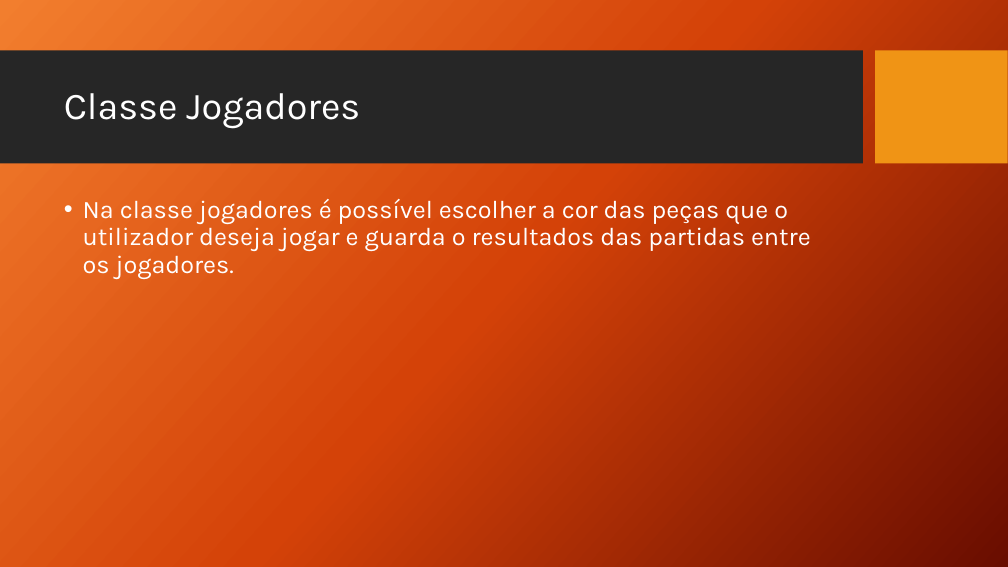
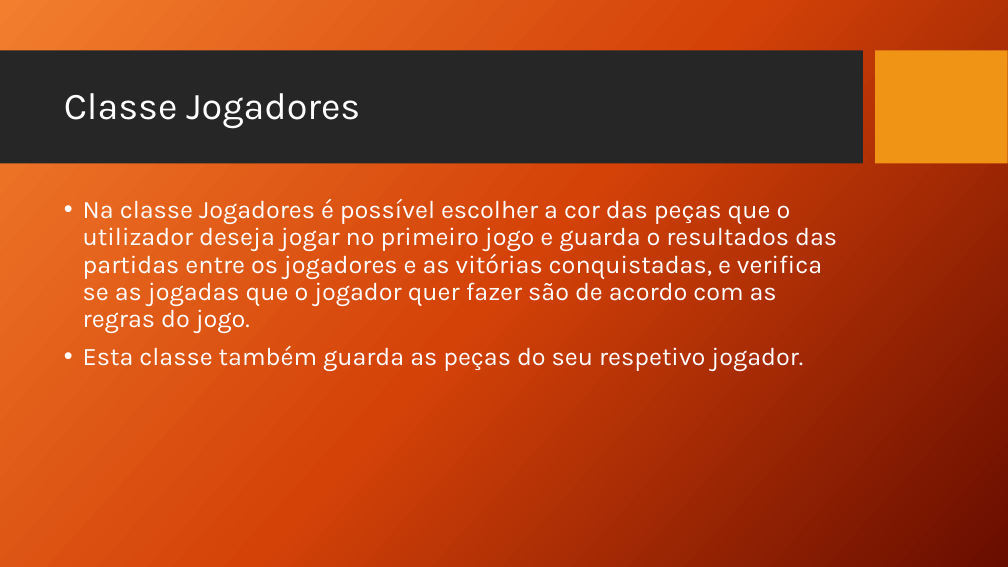
Before and after one commit to wolfmanPires/LDP, a slide deck: slide 7 of Damas.pptx (slide 6 before the commit). Drawn at 1008x567 pixels with LibreOffice and Linux fonts; fonts in the diff are those of the drawing; background and template pictures are left out. Boxes give left, top, right and bottom in pixels: in the first picture for what was removed or moved away, otherwise in the second. Text is boxed around its words. In the diff, an @@ line names an element or a change of style, - is before the commit and + after.

```diff
--- a/Damas.pptx
+++ b/Damas.pptx
@@ text at <box>83,199,837,371</box>: text changed @@
-• Na classe jogadores é possível escolher a cor das peças que o utilizador deseja jogar e guarda o resultados das partidas entre os jogadores.
+• Na classe Jogadores é possível escolher a cor das peças que o utilizador deseja jogar no primeiro jogo e guarda o resultados das partidas entre os jogadores e as vitórias conquistadas, e verifica se as jogadas que o jogador quer fazer são de acordo com as regras do jogo.
+• Esta classe também guarda as peças do seu respetivo jogador.
```
Also in this commit, not shown: 2 other slides changed, 1 slide removed.
